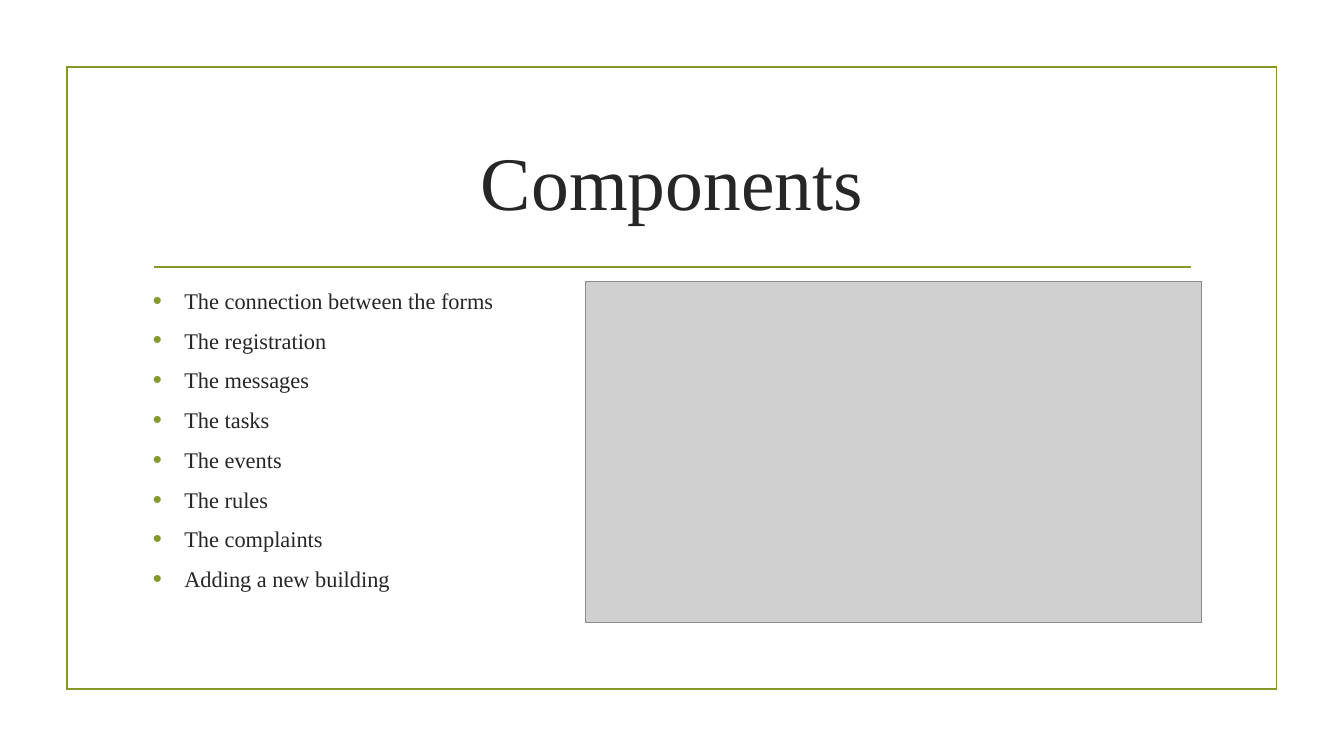
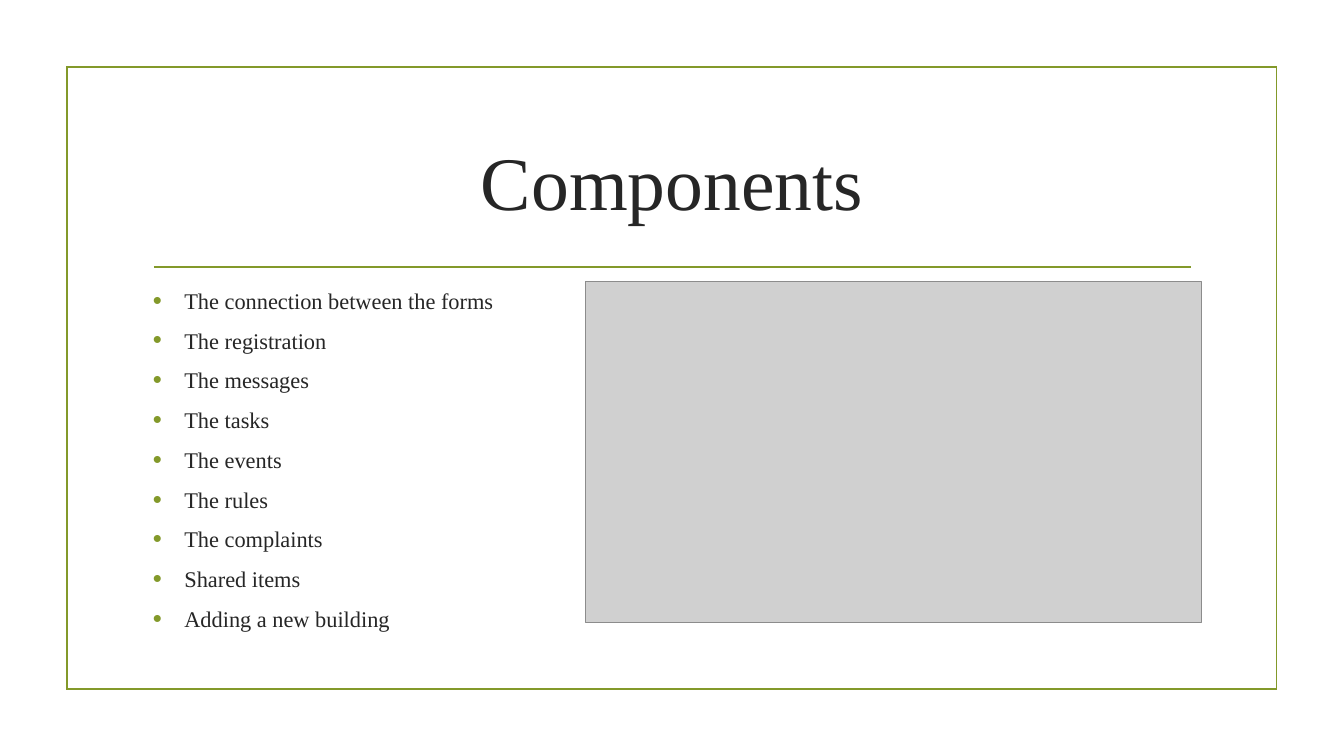
Before and after one commit to ViktorSkachkov/StudentHouse, a slide deck: slide 5 of Presentation/ProjectPresentation.pptx. Drawn at 1344x756 pixels with LibreOffice and Linux fonts; fonts in the diff are those of the drawing; grey boxes stand for pictures; background and template pictures are left out. Boxes give left, top, right and bottom in pixels: in the first picture for what was removed or moved away, otherwise in the second. Text is boxed around its words. In the diff, an @@ line names an element or a change of style, - is before the commit and + after.

```diff
--- a/Presentation/ProjectPresentation.pptx
+++ b/Presentation/ProjectPresentation.pptx
@@ text at bbox=[184, 571, 300, 588]: paragraph added @@
+• Shared items
```
Also in this commit, not shown: 5 other slides changed, 4 slides added.
